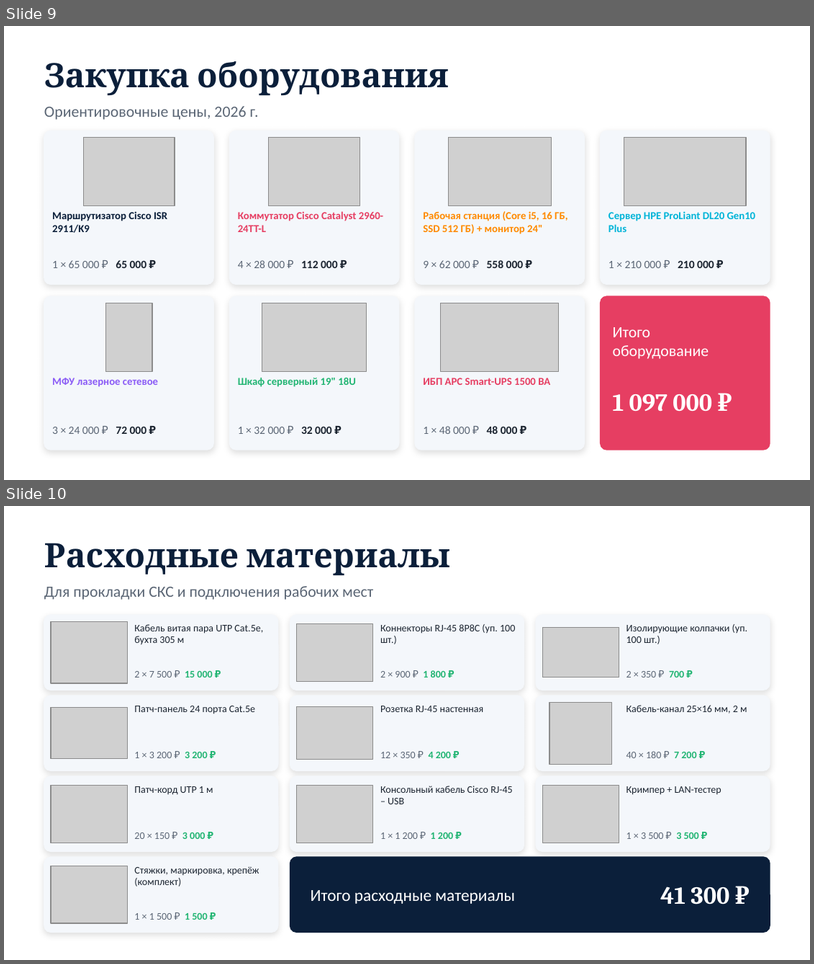
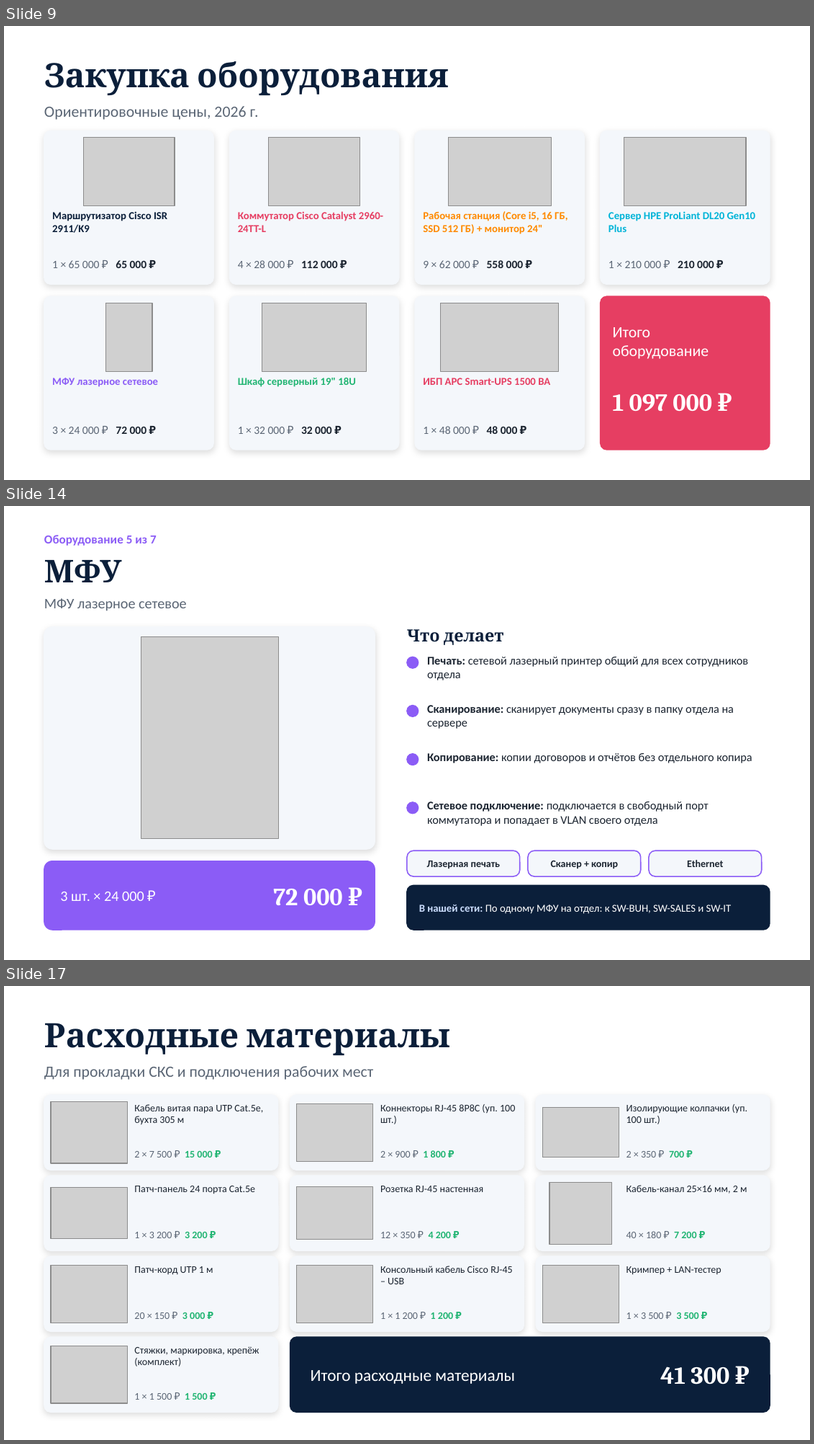
Before and after one commit to zarweq/dz_kozlov2909, a slide deck: Презентация_ЛВС.pptx. Shown one above the other, each under a label of ours: slides 9 and 10 before the commit, slides 9, 14 and 17 after it; the slides between them are not shown. The pictures are 814x964 and 814x1444 pixels, drawn with LibreOffice and Linux fonts; fonts in the diff are those of the drawing; grey boxes stand for pictures. Boxes give left, top, right and bottom in pixels: in the first picture for what was removed or moved away, otherwise in the second. Text is boxed around its words. In the diff, an @@ line names an element or a change of style, - is before the commit and + after.

```diff
--- a/Презентация_ЛВС.pptx
+++ b/Презентация_ЛВС.pptx
@@ slide 14 added at [4,506,810,960], background #FFFFFF @@
@@ text added at [44,535,157,546], 11 pt, text #8B5CF6, bold @@
+Оборудование 5 из 7
@@ text added at [44,560,122,582], 28 pt, text #0B1F3A, bold @@
+МФУ
@@ text added at [44,598,187,611], 13 pt, text #5B6675 @@
+МФУ лазерное сетевое
@@ rounded rectangle added at [44,627,375,849], fill #F4F7FB, outline #F4F7FB 1 pt @@
@@ text added at [407,629,504,645], 15 pt, text #0B1F3A, bold @@
+Что делает
@@ picture added at [141,636,279,838] @@
@@ ellipse added at [407,656,419,668], fill #8B5CF6, outline #8B5CF6 1 pt @@
@@ text added at [427,656,748,680], 10.5 pt, text #1B2430 @@
+Печать: сетевой лазерный принтер общий для всех сотрудников отдела
@@ ellipse added at [407,705,419,716], fill #8B5CF6, outline #8B5CF6 1 pt @@
@@ text added at [427,705,734,728], 10.5 pt, text #1B2430 @@
+Сканирование: сканирует документы сразу в папку отдела на сервере
@@ ellipse added at [407,754,419,765], fill #8B5CF6, outline #8B5CF6 1 pt @@
@@ text added at [427,753,752,763], 10.5 pt, text #1B2430 @@
+Копирование: копии договоров и отчётов без отдельного копира
@@ ellipse added at [407,802,419,813], fill #8B5CF6, outline #8B5CF6 1 pt @@
@@ text added at [427,801,709,826], 10.5 pt, text #1B2430 @@
+Сетевое подключение: подключается в свободный порт коммутатора и попадает в VLAN своего отдела
@@ rounded rectangle added at [407,850,520,876], fill #F4F7FB, outline #8B5CF6 1 pt @@
@@ rounded rectangle added at [528,850,641,876], fill #F4F7FB, outline #8B5CF6 1 pt @@
@@ rounded rectangle added at [649,850,762,876], fill #F4F7FB, outline #8B5CF6 1 pt @@
@@ rounded rectangle added at [44,861,375,929], fill #8B5CF6, outline #8B5CF6 1 pt @@
@@ text added at [427,860,501,868], 9 pt, text #1B2430, bold @@
+Лазерная печать
@@ text added at [551,860,618,869], 9 pt, text #1B2430, bold @@
+Сканер + копир
@@ text added at [687,860,723,867], 9 pt, text #1B2430, bold @@
+Ethernet
@@ text added at [60,891,144,901], 13 pt, text #FFFFFF @@
+3 шт. × 24 000 ₽
@@ text added at [273,888,343,905], 22 pt, text #FFFFFF, bold @@
+72 000 ₽
@@ rounded rectangle added at [407,885,770,929], fill #0B1F3A, outline #0B1F3A 1 pt @@
@@ text added at [419,904,732,914], 9.5 pt, text #FFFFFF @@
+В нашей сети: По одному МФУ на отдел: к SW-BUH, SW-SALES и SW-IT
@@ what was slide 10 is now slide 17 @@
```
Also in this commit, not shown: 6 other slides added, 2 other files.
